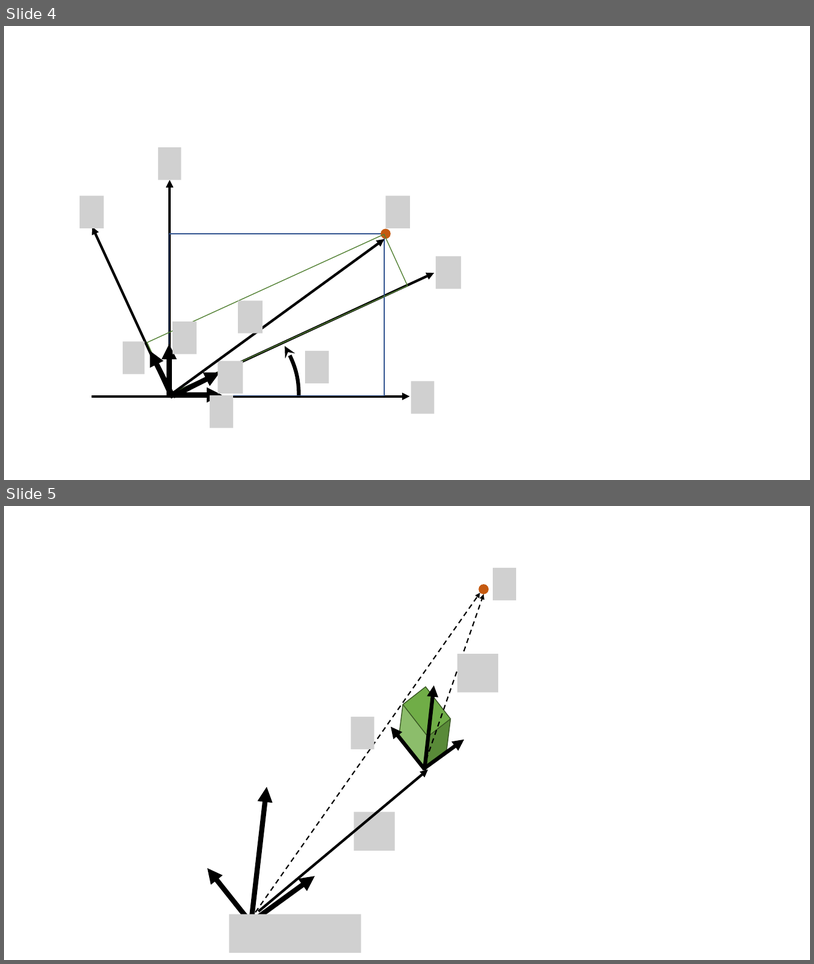
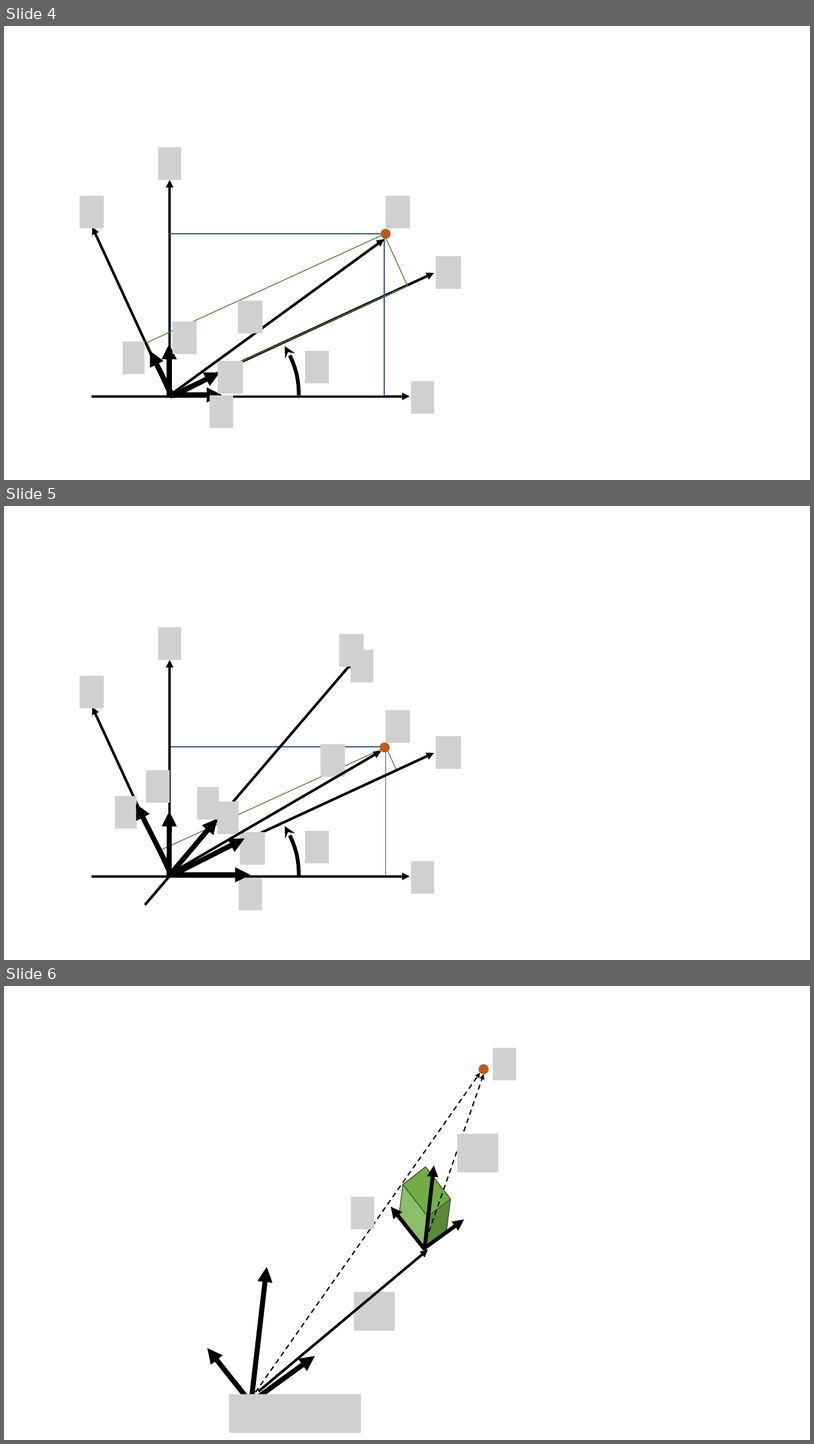
Before and after one commit to rurusasu/Diary, a slide deck: 座標変換.pptx. Shown one above the other, each under a label of ours: slides 4 and 5 before the commit, slides 4, 5 and 6 after it. The pictures are 814x964 and 814x1444 pixels, drawn with LibreOffice and Linux fonts; fonts in the diff are those of the drawing; grey boxes stand for pictures. Boxes give left, top, right and bottom in pixels: in the first picture for what was removed or moved away, otherwise in the second. Text is boxed around its words. In the diff, an @@ line names an element or a change of style, - is before the commit and + after.

```diff
--- a/座標変換.pptx
+++ b/座標変換.pptx
@@ slide 5 added at [4, 506, 810, 960], background #FFFFFF @@
@@ picture added at [158, 627, 181, 660] @@
@@ picture added at [339, 634, 364, 666] @@
@@ arrow added from (145, 904) to (354, 661), #000000 3 pt @@
@@ arrow added from (170, 877) to (170, 660), #000000 3 pt @@
@@ picture added at [351, 650, 374, 682] @@
@@ picture added at [80, 675, 104, 708] @@
@@ arrow added from (170, 874) to (92, 707), #000000 3 pt @@
@@ picture added at [386, 710, 410, 742] @@
@@ picture added at [436, 736, 461, 769] @@
@@ rectangle added at [160, 747, 397, 874], outline #548235 1 pt @@
@@ arrow added from (168, 876) to (434, 753), #000000 3 pt @@
@@ rectangle added at [169, 747, 386, 876], outline #325491 1 pt @@
@@ arrow added from (175, 871) to (381, 751), #000000 3 pt @@
@@ picture added at [320, 744, 345, 777] @@
@@ ellipse added at [380, 742, 390, 753], fill #C55A11 @@
@@ picture added at [146, 770, 170, 802] @@
@@ arc (boxed as its full ellipse) added at [111, 782, 299, 960], outline #000000 4.5 pt @@
@@ picture added at [198, 787, 219, 819] @@
@@ picture added at [116, 796, 137, 828] @@
@@ arrow added from (173, 876) to (136, 804), #000000 6 pt @@
@@ arrow added from (169, 876) to (169, 811), #000000 6 pt @@
@@ picture added at [218, 801, 239, 834] @@
@@ arrow added from (171, 873) to (218, 818), #000000 6 pt @@
@@ arrow added from (172, 875) to (245, 838), #000000 6 pt @@
@@ picture added at [240, 832, 266, 865] @@
@@ picture added at [305, 831, 329, 864] @@
@@ picture added at [411, 861, 434, 894] @@
@@ arrow added from (92, 876) to (410, 876), #000000 3 pt @@
@@ arrow added from (169, 874) to (250, 874), #000000 6 pt @@
@@ picture added at [239, 877, 263, 910] @@
@@ what was slide 5 is now slide 6 @@
```
Also in this commit, not shown: 2 other files.
